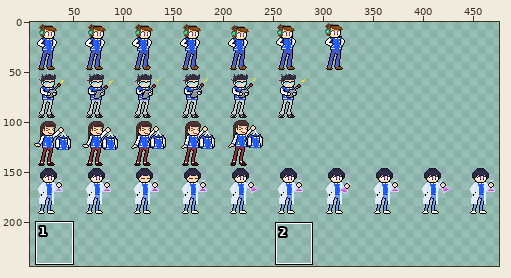
Sprite sheet -- Assets/Resources/Art/Npc/Sprite_Npc0002.png. The picture above shows the old version from afar; the outline marks the close-up.
Close-up. Old version:
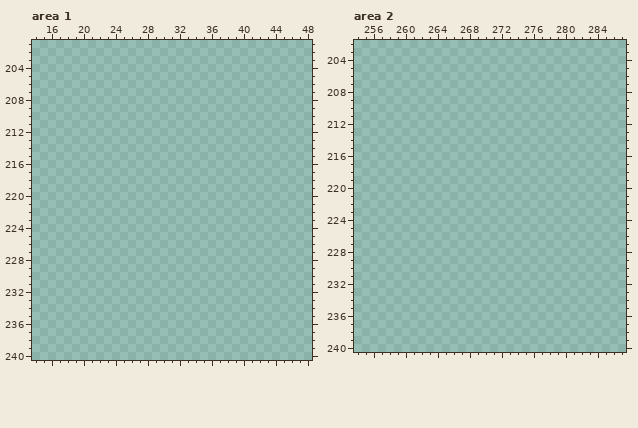
The file is 500x500 pixels. Colours within 5 levels of each other are drawn and written as one. Shown: area 1: x 14..48, y 201..240; area 2: x 254..287, y 202..240. The wide view leaves out empty margins. The commit also changed other parts of the picture, which this record leaves out.
Once edited:
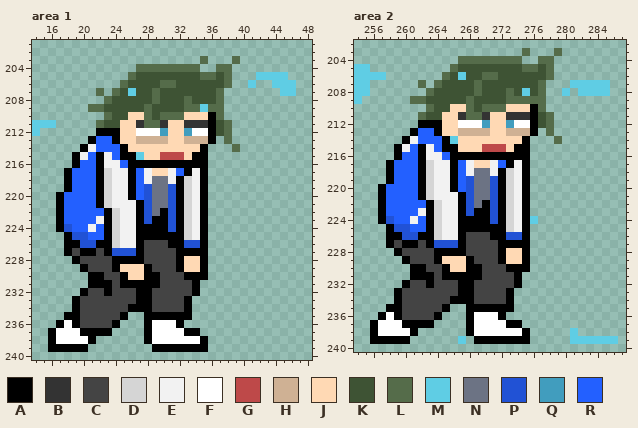
Palette (. is transparent): A #000000  B #333333  C #444444  D #d5d5d5  E #f2f2f2  F #ffffff  G #be4949  H #cfb194  J #ffd9b4  K #3e5334  L #556c4a  M #5fcde4  N #6c7384  P #2152d5  Q #419dbe  R #2360ff
Edits made:
--- area 1
@@ x 14..48 @@
 202 ...................................
-203 ...................................
-204 ...................................
-205 ...................................
-206 ...................................
-207 ...................................
-208 ...................................
-209 ...................................
-210 ...................................
-211 ...................................
-212 ...................................
-213 ...................................
-214 ...................................
-215 ...................................
-216 ...................................
-217 ...................................
-218 ...................................
-219 ...................................
-220 ...................................
-221 ...................................
-222 ...................................
-223 ...................................
-224 ...................................
-225 ...................................
-226 ...................................
-227 ...................................
-228 ...................................
-229 ...................................
-230 ...................................
-231 ...................................
-232 ...................................
-233 ...................................
-234 ...................................
-235 ...................................
-236 ...................................
-237 ...................................
-238 ...................................
-239 ...................................
+203 .....................L...L.........
+204 .............LLLLLLLL..LL..........
+205 ............LKKKKKKKKLLKL...MMMM...
+206 ...........LKKKKLLKKKKKKL..M..MMM..
+207 ........L.LKMKKLKKKKKKKL.......MM..
+208 .........LKKKKKLKKKLKKKL...........
+209 .......LLKKKKKLKKKKLLMLL...........
+210 .........LKKJJLKLLLJJJAL...........
+211 MMM.....LKKJJBLLBJJBBBAKL..........
+212 M.......AAAJJFFFQJJQFFAKL..........
+213 .......ARRAJJHHHHJJHHHA.L..........
+214 ......AERRRAJJJJJJJJJA...L.........
+215 .....AERAERAAMJJGGGJAA.............
+216 .....ARRAEERAAAAAAAAAA.............
+217 ....ARRRADEEAREJJERAEA.............
+218 ....ARRRADEEARENNEADEA.............
+219 ....ARRRADEEARPNNPADEA.............
+220 ...ARRRRADEEARPNNPADEA.............
+221 ...ARRRRADEEEAPNNPADEA.............
+222 ...ARRRRRADEEAPNAPADEA.............
+223 ...ARRRREADEEAPAAPADEA.............
+224 ...APRRERADEEAAAAPADEA.............
+225 ....APPRRADEEAAAAAADEA.............
+226 ....AAPPAADEEACCCAAPPA.............
+227 ....ACAACAPPPACCCCAAAA.............
+228 .....ACCCCAAAACCCCAJJA.............
+229 ......ACCCAJJJACCCAJJA.............
+230 .......AACCAJJAACCCAAA.............
+231 .......AAACAAAAACCCCA..............
+232 ......ACCACCCAACCCCCA..............
+233 .....ACCCCCCCAACCCCA...............
+234 .....ACCCCCCAAACCCCA...............
+235 ....AACCCCCA..AAAAAA...............
+236 ...AFACCCCA...AFFFA................
+237 ..AFFFAAAA....AFFFFAA..............
+238 ..AFFFFA......AFFFFFFA.............
+239 ..AAAAA........AAAAAAA.............
 240 ...................................
--- area 2
@@ x 254..287 @@
 202 ..................................
-203 ..................................
-204 ..................................
-205 ..................................
-206 ..................................
-207 ..................................
-208 ..................................
-209 ..................................
-210 ..................................
-211 ..................................
-212 ..................................
-213 ..................................
-214 ..................................
-215 ..................................
-216 ..................................
-217 ..................................
-218 ..................................
-219 ..................................
-220 ..................................
-221 ..................................
-222 ..................................
-223 ..................................
-224 ..................................
-225 ..................................
-226 ..................................
-227 ..................................
-228 ..................................
-229 ..................................
-230 ..................................
-231 ..................................
-232 ..................................
-233 ..................................
-234 ..................................
-235 ..................................
-236 ..................................
-237 ..................................
-238 ..................................
-239 ..................................
+203 .....................L...L........
+204 .............LLLLLLLL..LL.........
+205 MM..........LKKKKKKKKLLKL.........
+206 MMMM.......LKMKKLLKKKKKKL.........
+207 MM......L.LKKKKLKKKKKKKL...MMMMM..
+208 MM.......LKKKKKLKKKLKMKL..M.MMMM..
+209 M......LLKKKKKLKKKKLLLLL..........
+210 .........LKKJJLKLLLJJJAL..........
+211 ........LKKJJBLLBJJBBBAKL.........
+212 ........AAAJJFFFQJJQFFAKL.........
+213 .......ARRAJJHHHHJJHHHA.L.........
+214 ......AERRRAMJJJJJJJJA...L........
+215 .....AERAERAAJJJGGGJAA............
+216 .....ARRAEERAAAAAAAAAA............
+217 ....ARRRADEEAREJJERAEA............
+218 ....ARRRADEEARENNEADEA............
+219 ....ARRRADEEARPNNPADEA............
+220 ...ARRRRADEEARPNNPADEA............
+221 ...ARRRRADEEEAPNNPADEA............
+222 ...ARRRRRADEEAPNAPADEA............
+223 ...ARRRREADEEAPAAPADEA............
+224 ...APRRERADEEAAAAPADEAM...........
+225 ....APPRRADEEAAAAAADEA............
+226 ....AAPPAADEEACCCAAPPA............
+227 ....ACAACAPPPACCCCAAAA............
+228 .....ACCCCAAAACCCCAJJA............
+229 ......ACCCAJJJACCCAJJA............
+230 .......AACCAJJAACCCAAA............
+231 .......AAACAAAAACCCCA.............
+232 ......ACCACCCAACCCCCA.............
+233 .....ACCCCCCCAACCCCA..............
+234 .....ACCCCCCAAACCCCA..............
+235 ....AACCCCCA..AAAAAA..............
+236 ...AFACCCCA...AFFFA...............
+237 ..AFFFAAAA....AFFFFAA.............
+238 ..AFFFFA......AFFFFFFA.....M......
+239 ..AAAAA......M.AAAAAAA.....MMMMMM.
 240 ..................................
Where, in picture pixels (left, top, right, bottom), the same in both close-ups:
added: (32, 56, 296, 352)
added: (354, 48, 618, 344)
